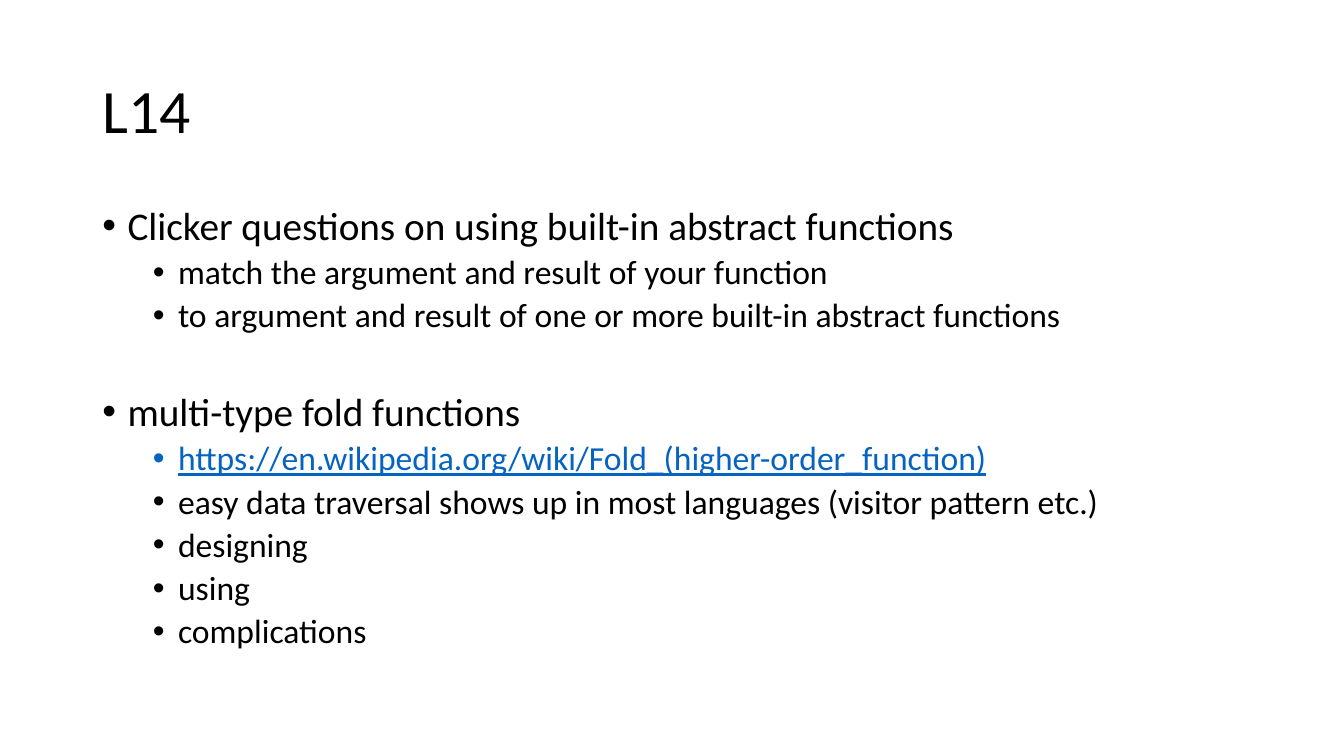
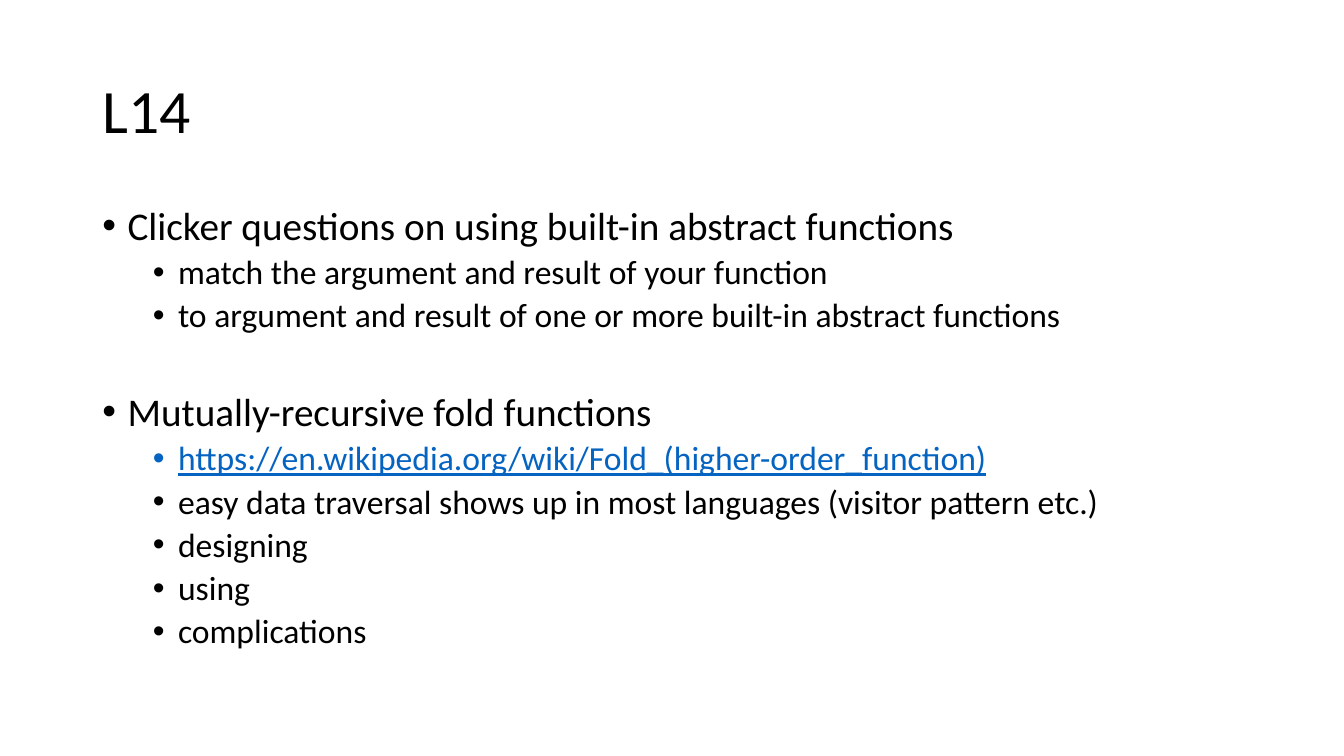
Before and after one commit to GregorKiczales/spd-materials, a slide deck: slide 1 of instructor/l14/l14-pad.pptx. Drawn at 1344x756 pixels with LibreOffice and Linux fonts; fonts in the diff are those of the drawing. Boxes give left, top, right and bottom in pixels: in the first picture for what was removed or moved away, otherwise in the second. Text is boxed around its words. In the diff, an @@ line names an element or a change of style, - is before the commit and + after.

```diff
--- a/instructor/l14/l14-pad.pptx
+++ b/instructor/l14/l14-pad.pptx
@@ text at <box>128,398,652,433</box>: text changed @@
-• multi-type fold functions
+• Mutually-recursive fold functions
```
Also in this commit, not shown: 4 other slides changed, 1 slide added, 2 other files.
